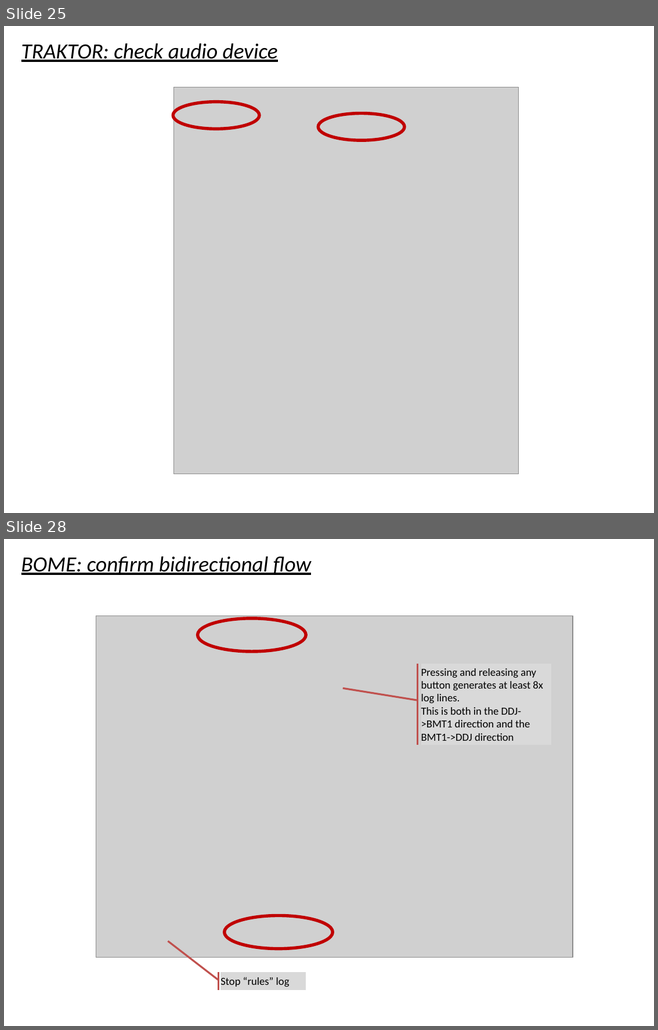
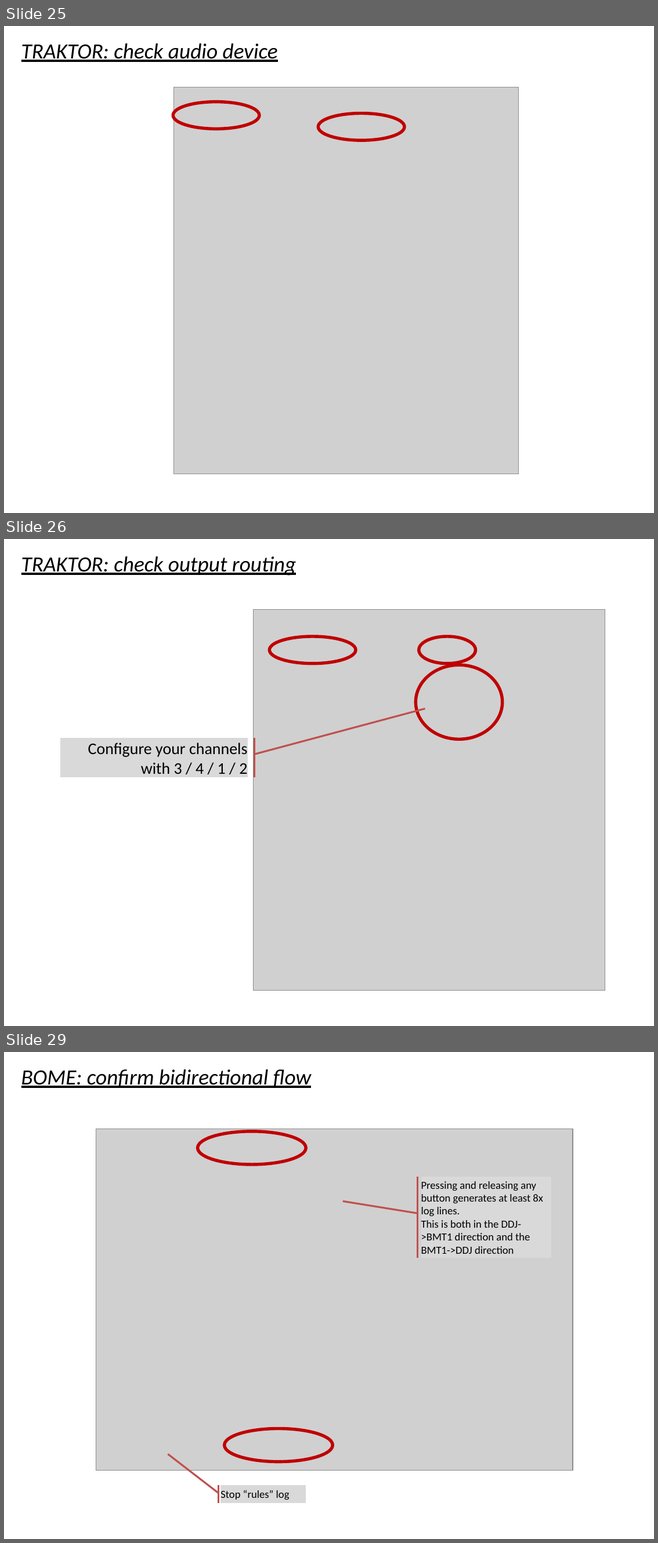
Before and after one commit to pestrela/music, a slide deck: traktor/mapping_ddj_1000/Support files/Source files/DDJ-1000 - Installation Guide.pptx. Shown one above the other, each under a label of ours: slides 25 and 28 before the commit, slides 25, 26 and 29 after it; the slides between them are not shown. The pictures are 658x1030 and 658x1543 pixels, drawn with LibreOffice and Linux fonts; fonts in the diff are those of the drawing; grey boxes stand for pictures. Boxes give left, top, right and bottom in pixels: in the first picture for what was removed or moved away, otherwise in the second. Text is boxed around its words. In the diff, an @@ line names an element or a change of style, - is before the commit and + after.

```diff
--- a/traktor/mapping_ddj_1000/Support files/Source files/DDJ-1000 - Installation Guide.pptx
+++ b/traktor/mapping_ddj_1000/Support files/Source files/DDJ-1000 - Installation Guide.pptx
@@ slide 26 added at box(4, 539, 654, 1026), background #FFFFFF @@
@@ text added at box(21, 556, 296, 576), 24 pt, text #000000, italic, underline @@
+TRAKTOR: check output routing
@@ picture added at box(253, 609, 605, 990) @@
@@ ellipse added at box(269, 636, 355, 664), outline #C00000 3.5 pt @@
@@ ellipse added at box(419, 636, 475, 664), outline #C00000 3.5 pt @@
@@ ellipse added at box(415, 665, 502, 739), outline #C00000 3.5 pt @@
@@ accent callout added at box(60, 739, 248, 777), fill #D9D9D9, outline #C0504D 2 pt, 18 pt, text #000000 @@
+Configure your channels with 3 / 4 / 1 / 2
@@ what was slide 28 is now slide 29 @@
```
Also in this commit, not shown: 9 slides changed, 4 other slides added, 3 slides removed, 26 other files.
